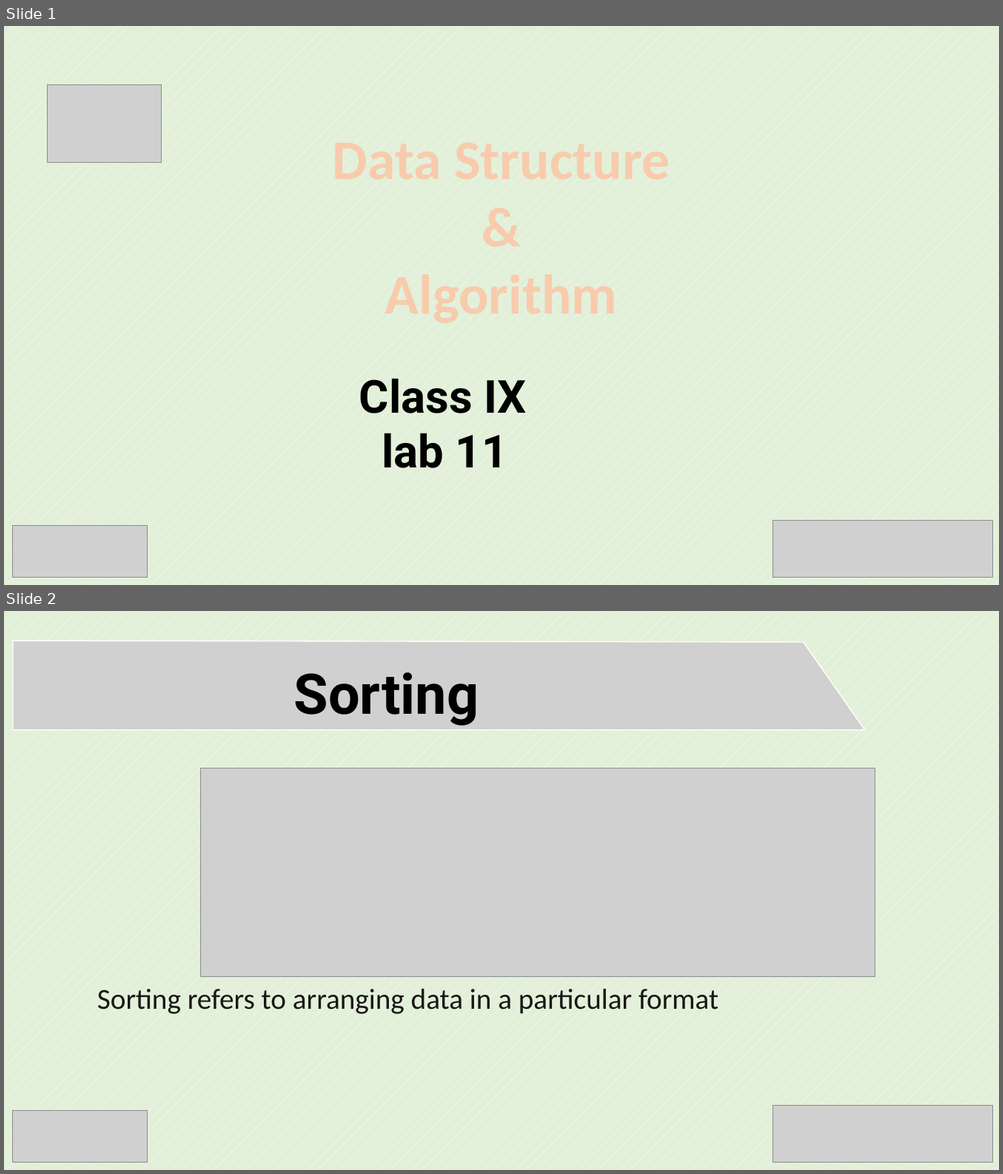
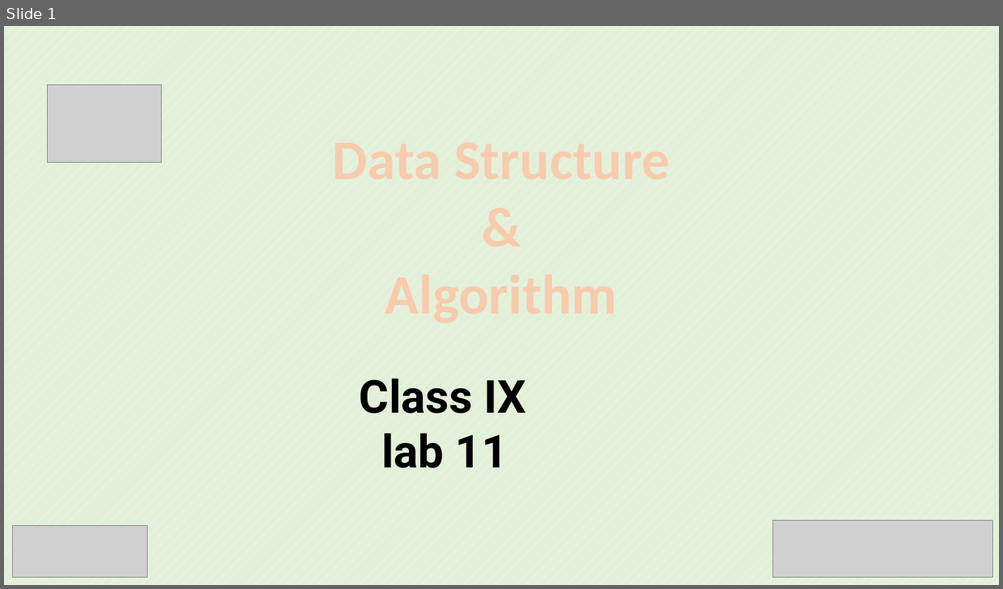
Before and after one commit to SabitDeepto/IIDP, a slide deck: class 10/lab 11 (DSA)/2. Presentation/DSA_14.pptx. Shown one above the other, each under a label of ours: slides 1 and 2 before the commit, slide 1 after it. The pictures are 1003x1174 and 1003x589 pixels, drawn with LibreOffice and Linux fonts; fonts in the diff are those of the drawing; grey boxes stand for pictures. Boxes give left, top, right and bottom in pixels: in the first picture for what was removed or moved away, otherwise in the second. Text is boxed around its words. In the diff, an @@ line names an element or a change of style, - is before the commit and + after.

```diff
--- a/class 10/lab 11 (DSA)/2. Presentation/DSA_14.pptx
+++ b/class 10/lab 11 (DSA)/2. Presentation/DSA_14.pptx
@@ slide 2 removed at [4,611,999,1170], background pattern #FFFFFF on #E2F0D9 @@
@@ picture removed at [13,641,865,730] @@
@@ text removed at [294,672,479,726] @@
-Sorting
@@ picture removed at [201,769,875,977] @@
@@ text removed at [97,988,718,1014] @@
-Sorting refers to arranging data in a particular format
@@ picture removed at [13,1111,148,1162] @@
@@ picture removed at [772,1105,993,1163] @@
```
Also in this commit, not shown: 5 slides added, 5 other slides removed, 2 other files.
